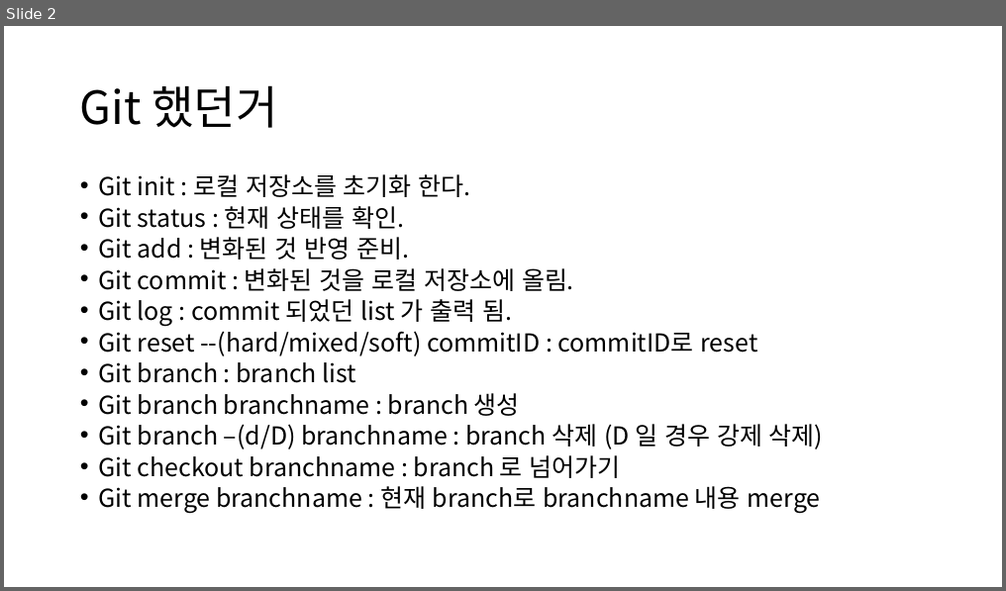
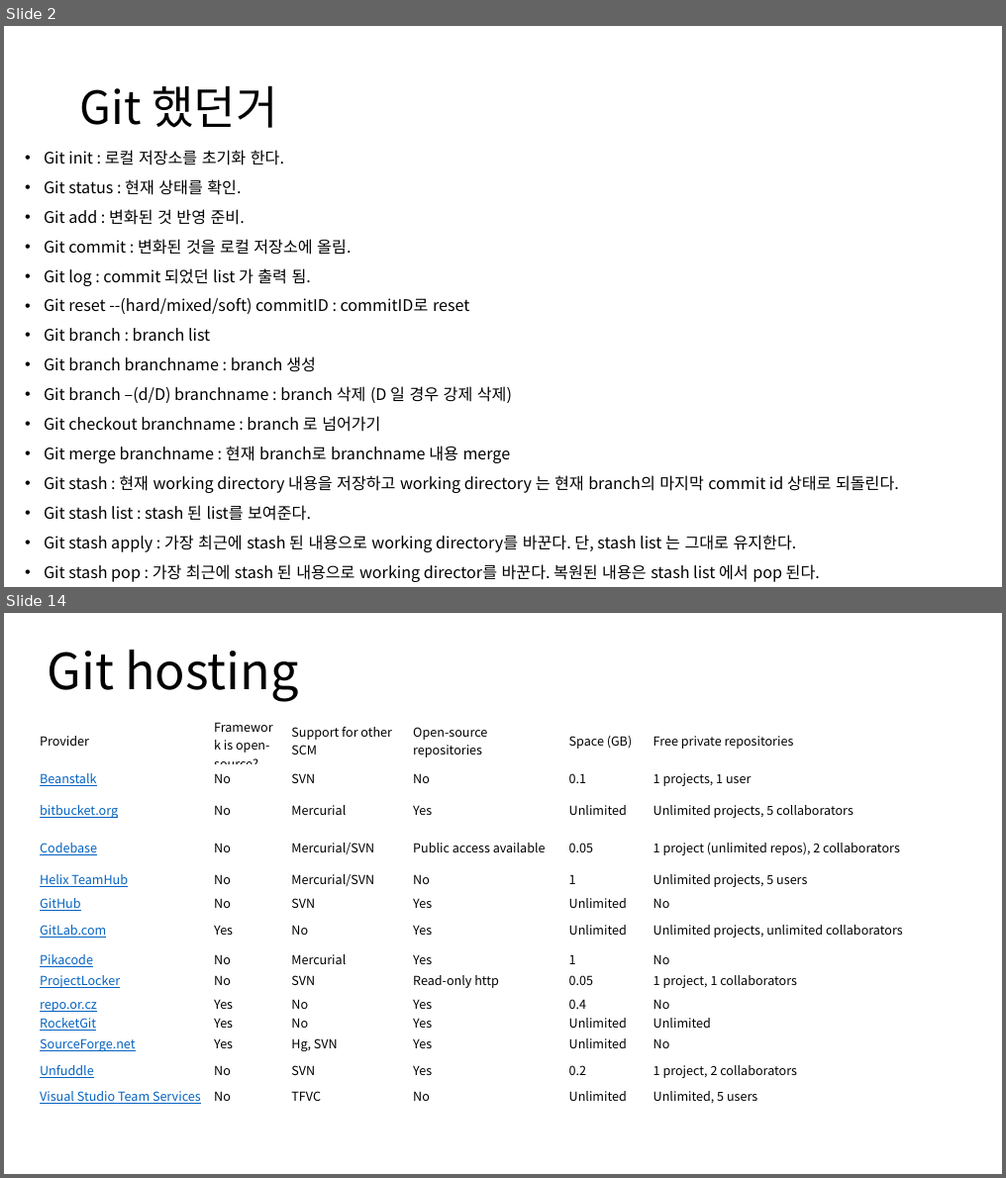
Before and after one commit to xoghk9zla/GameSoftwareEngineering, a slide deck: 깃 간단 정리.pptx. Shown one above the other, each under a label of ours: slide 2 before the commit, slides 2 and 14 after it; the slides between them are not shown. The pictures are 1006x591 and 1006x1178 pixels, drawn with LibreOffice and Linux fonts; fonts in the diff are those of the drawing. Boxes give left, top, right and bottom in pixels: in the first picture for what was removed or moved away, otherwise in the second. Text is boxed around its words. In the diff, an @@ line names an element or a change of style, - is before the commit and + after.

```diff
--- a/깃 간단 정리.pptx
+++ b/깃 간단 정리.pptx
@@ slide 14 added at (4,613,1002,1174), background #FFFFFF @@
@@ text added at (47,650,299,702), 48 pt, text #000000 @@
+Git hosting
@@ table added at (37,716,964,1110), 14 rows, 6 columns @@
+Provider | Framework is open-source? | Support for other SCM | Open-source repositories | Space (GB) | Free private repositories
+Beanstalk | No | SVN | No | 0.1 | 1 projects, 1 user
+bitbucket.org | No | Mercurial | Yes | Unlimited | Unlimited projects, 5 collaborators
+Codebase | No | Mercurial/SVN | Public access available | 0.05 | 1 project (unlimited repos), 2 collaborators
+Helix TeamHub | No | Mercurial/SVN | No | 1 | Unlimited projects, 5 users
+GitHub | No | SVN | Yes | Unlimited | No
+GitLab.com | Yes | No | Yes | Unlimited | Unlimited projects, unlimited collaborators
+Pikacode | No | Mercurial | Yes | 1 | No
+ProjectLocker | No | SVN | Read-only http | 0.05 | 1 project, 1 collaborators
+repo.or.cz | Yes | No | Yes | 0.4 | No
+RocketGit | Yes | No | Yes | Unlimited | Unlimited
+SourceForge.net | Yes | Hg, SVN | Yes | Unlimited | No
+Unfuddle | No | SVN | Yes | 0.2 | 1 project, 2 collaborators
+Visual Studio Team Services | No | TFVC | No | Unlimited | Unlimited, 5 users
@@ slide 2 changed as well @@
@@ text "Git init : 로컬 저장소를 ...": place and size @@
-text "Git init : 로컬 저장소를 ..." at (99,174,823,514)
+text "Git init : 로컬 저장소를 ..." at (44,150,899,582)
@@ text at (44,150,512,464): size 23.8 to 15.4 pt in "Git init : 로컬 저장소를 초기화 한다.", "Git status : 현재 상태를 확인.", "Git add : 변화된 것 반영 준비.", "Git commit : 변화된 것을 로컬 저장소에 ..." and 7 more places; line spacing 0.7 to 1 @@
@@ text at (44,475,899,582): paragraphs added @@
+• Git stash : 현재 working directory 내용을 저장하고 working directory 는 현재 branch의 마지막 commit id 상태로 되돌린다.
+• Git stash list : stash 된 list를 보여준다.
+• Git stash apply : 가장 최근에 stash 된 내용으로 working directory를 바꾼다. 단, stash list 는 그대로 유지한다.
+• Git stash pop : 가장 최근에 stash 된 내용으로 working director를 바꾼다. 복원된 내용은 stash list 에서 pop 된다.
```
Also in this commit, not shown: 14 other slides added, 7 other files.
